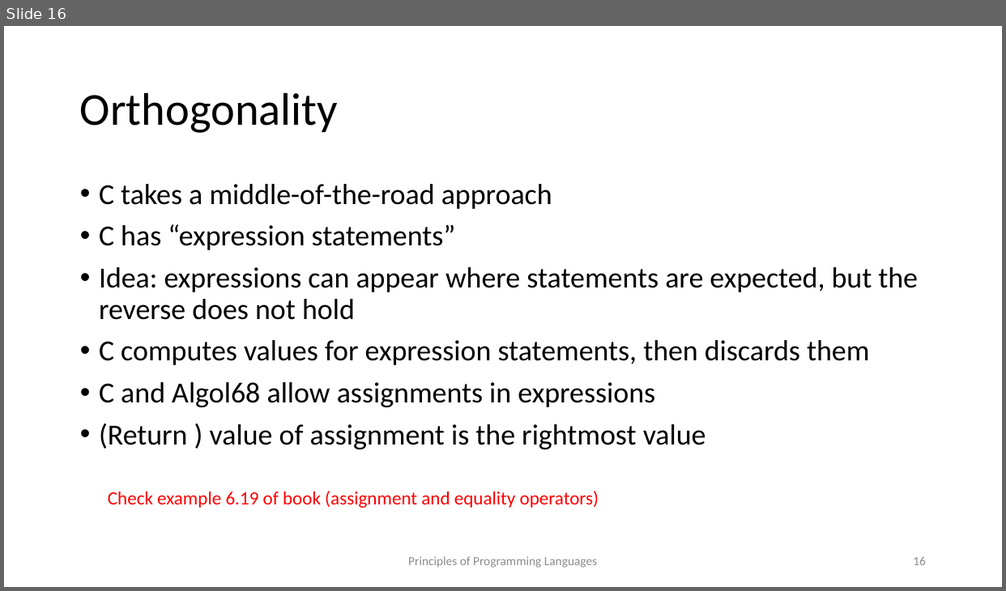
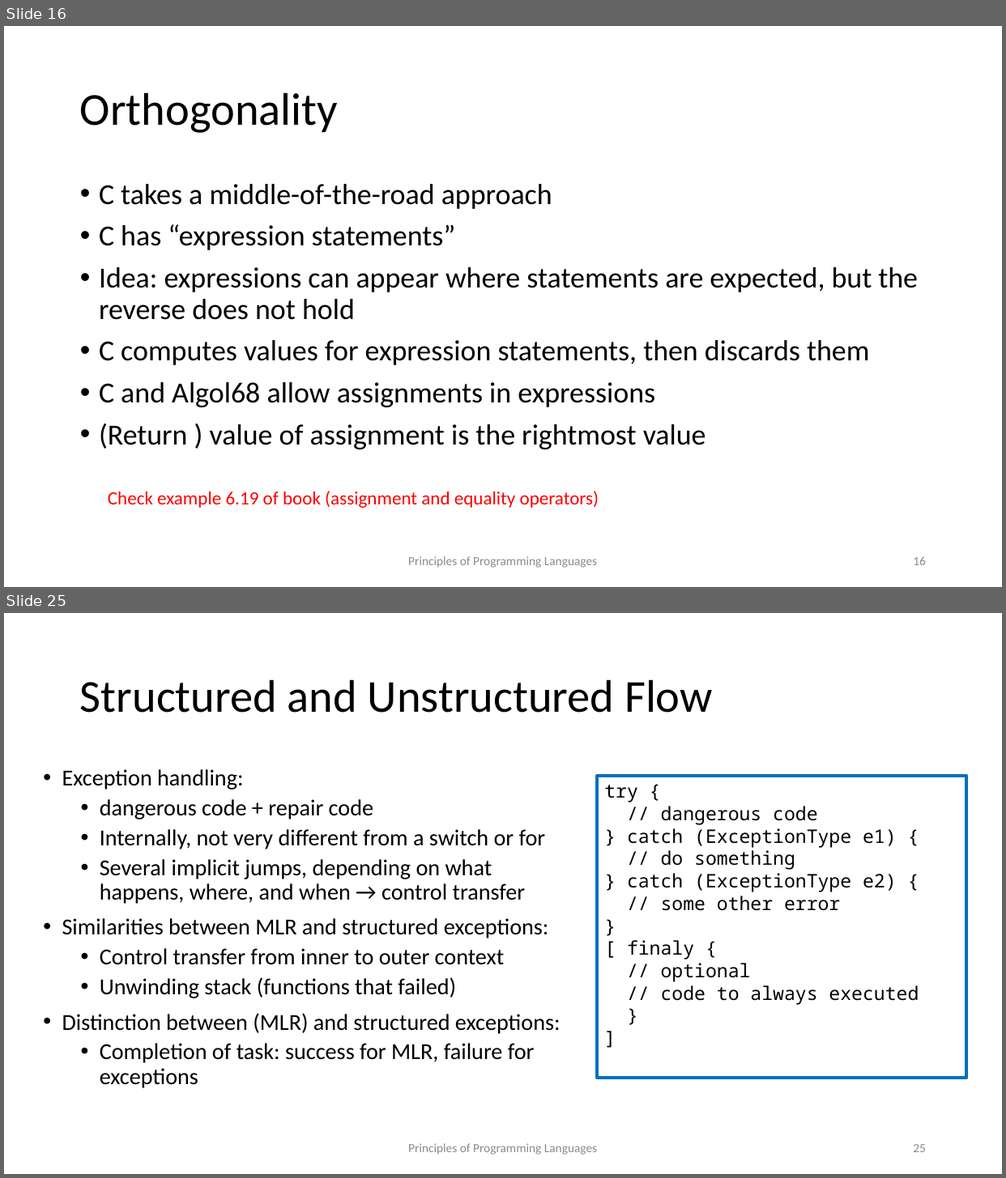
Before and after one commit to kongm/pl-design, a slide deck: control-flow.pptx. Shown one above the other, each under a label of ours: slide 16 before the commit, slides 16 and 25 after it; the slides between them are not shown. The pictures are 1006x591 and 1006x1178 pixels, drawn with LibreOffice and Linux fonts; fonts in the diff are those of the drawing. Boxes give left, top, right and bottom in pixels: in the first picture for what was removed or moved away, otherwise in the second. Text is boxed around its words. In the diff, an @@ line names an element or a change of style, - is before the commit and + after.

```diff
--- a/control-flow.pptx
+++ b/control-flow.pptx
@@ slide 25 added at <box>4,613,1002,1174</box>, background #FFFFFF @@
@@ title added at <box>80,679,713,713</box>, 44 pt, text #000000 @@
+Structured and Unstructured Flow
@@ text added at <box>62,769,560,1088</box>, 22 pt, text #000000 @@
+• Exception handling:
+  • dangerous code + repair code
+  • Internally, not very different from a switch or for
+  • Several implicit jumps, depending on what happens, where, and when → control transfer
+• Similarities between MLR and structured exceptions:
+  • Control transfer from inner to outer context
+  • Unwinding stack (functions that failed)
+• Distinction between (MLR) and structured exceptions:
+  • Completion of task: success for MLR, failure for exceptions
@@ rectangle added at <box>597,776,966,1079</box>, outline #0070C0 3 pt, 18 pt, text #000000 @@
+try {
+// dangerous code
+} catch (ExceptionType e1) {
+// do something
+} catch (ExceptionType e2) {
+// some other error
+}
+[ finaly {
+// optional
+// code to always executed
+}
+]
@@ text added at <box>408,1144,597,1155</box>, 12 pt, text #8C8C8C @@
+Principles of Programming Languages
@@ page number added at <box>913,1144,926,1152</box>, 12 pt, text #8C8C8C @@
+25
```
Also in this commit, not shown: 12 other slides added, 1 other file.
